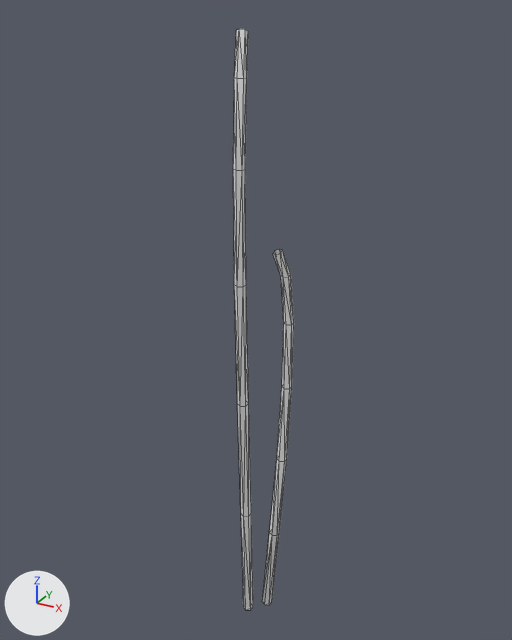
One commit to the OBJ model game/assets/models/plants/SM_Plant_PacayaPalmPair_Trunk.obj: the scene before it, then after it.
One viewpoint serves both versions: a 50 mm lens placed at (1.63, -2.86, 3.36), pointed at (-0.02, 0.13, 1.87). Every picture has the same lights, and +X, +Y and +Z are marked at lower left. The first picture is the older version. Mesh edges are drawn as thin lines. Where no turn or scale is listed for an object, it has been applied to the vertices.

The first picture shows 'SM_Plant_PacayaPalmPair_Trunk'.
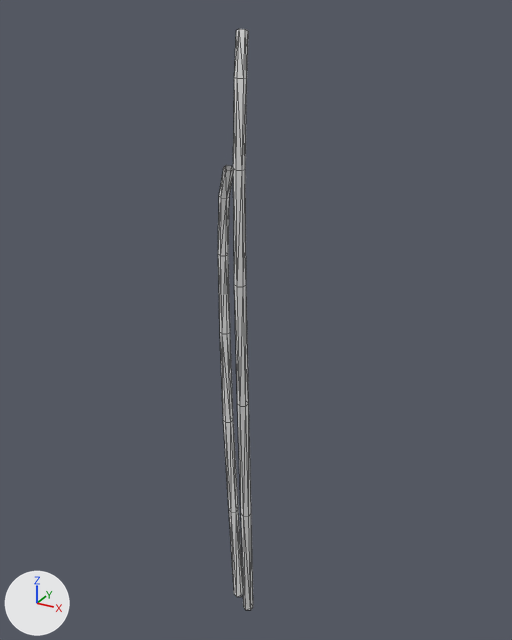
The change, as JSON lines over the scene's bpy script:
```json
{"block": "me_sm_plant_pacayapalmpair_trunk", "where": "# used by ob_sm_plant_pacayapalmpair_trunk; location = (0.0, 0.0, 0.0)"}
{"op": "remove", "block": "me_sm_plant_pacayapalmpair_trunk", "code": "me_sm_plant_pacayapalmpair_trunk.from_pydata(...)  # 84 vertices, 152 faces; spans x -0.03..0.18, y -0.17..0.19, z 0.0..3.28"}
{"op": "add", "block": "me_sm_plant_pacayapalmpair_trunk", "code": "me_sm_plant_pacayapalmpair_trunk.from_pydata(...)  # 84 vertices, 152 faces; spans x -0.23..0.07, y -0.17..0.15, z 0.0..3.28"}
{"block": "me_sm_plant_pacayapalmpair_trunk", "change": "me_sm_plant_pacayapalmpair_trunk part 1"}
{"block": "me_sm_plant_pacayapalmpair_trunk", "change": "36 faces are deleted"}
{"block": "me_sm_plant_pacayapalmpair_trunk", "change": "4 vertices in x 0.06..0.11, y 0.07..0.1, z 0.0 move by (-0.19, -0.02, 0.0)"}
{"block": "me_sm_plant_pacayapalmpair_trunk", "change": "4 vertices in x 0.13..0.15, y 0.14..0.19, z 1.5 move by (-0.36, -0.04, 0.26)"}
{"block": "me_sm_plant_pacayapalmpair_trunk", "change": "4 vertices in x 0.13..0.15, y 0.14..0.19, z 1.87 move by (-0.36, -0.04, 0.33)"}
{"block": "me_sm_plant_pacayapalmpair_trunk", "change": "3 vertices in x 0.11..0.16, y 0.14..0.16, z 1.04 move by (-0.32, -0.04, 0.18)"}
{"block": "me_sm_plant_pacayapalmpair_trunk", "change": "27 vertices move from x 0.08..0.18, y 0.06..0.18, z 0.0..2.27 to x -0.21..-0.1, y 0.03..0.14, z 0.0..2.67"}
{"block": "me_sm_plant_pacayapalmpair_trunk", "change": "36 new faces join them"}
```

What differs and where, as boxes [x1, y1, x2, y2] in the pictures (512 x 640 px; the box of a moved part takes in the faces that stretch with it):
```json
{"part": 1, "of": "me_sm_plant_pacayapalmpair_trunk", "change": "moved or reshaped", "before": [265, 249, 292, 605], "after": [218, 165, 241, 597]}
```
